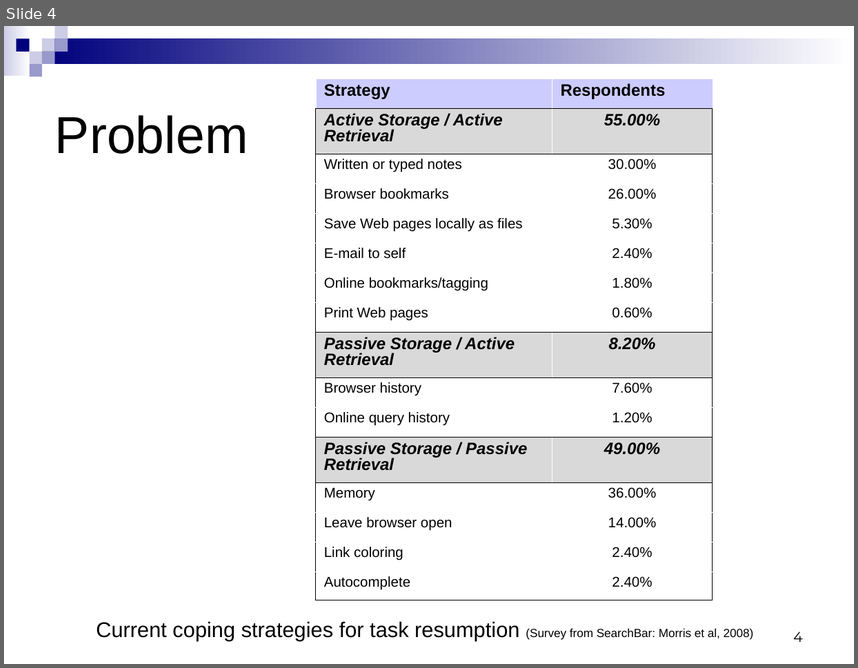
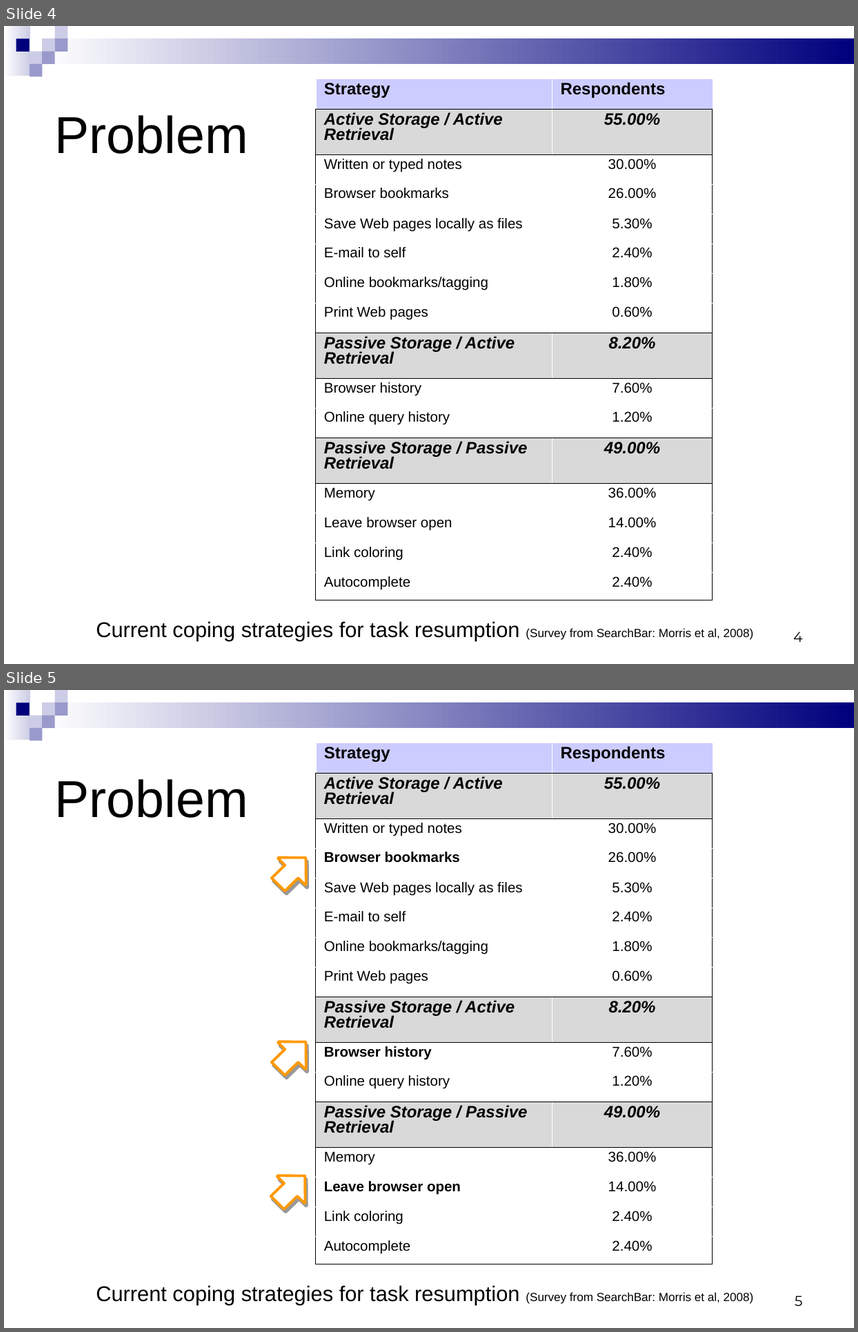
Before and after one commit to mohanraj-r/tabfour, a slide deck: Tab4/doc/544 Phase 3 presentation - new.ppt. Shown one above the other, each under a label of ours: slide 4 before the commit, slides 4 and 5 after it. The pictures are 858x668 and 858x1332 pixels, drawn with LibreOffice and Linux fonts; fonts in the diff are those of the drawing. Boxes give left, top, right and bottom in pixels: in the first picture for what was removed or moved away, otherwise in the second. Text is boxed around its words. In the diff, an @@ line names an element or a change of style, - is before the commit and + after.

```diff
--- a/Tab4/doc/544 Phase 3 presentation - new.ppt
+++ b/Tab4/doc/544 Phase 3 presentation - new.ppt
@@ slide 5 added at (4, 690, 854, 1328), background #FFFFFF; not listed: 9 template elements that a slide beside it also shows @@
@@ table added at (316, 742, 713, 1264), 16 rows, 2 columns @@
+Strategy | Respondents
+Active Storage / Active Retrieval | 55.00%
+Written or typed notes | 30.00%
+Browser bookmarks | 26.00%
+Save Web pages locally as files | 5.30%
+E-mail to self | 2.40%
+Online bookmarks/tagging | 1.80%
+Print Web pages | 0.60%
+Passive Storage / Active Retrieval | 8.20%
+Browser history | 7.60%
+Online query history | 1.20%
+Passive Storage / Passive Retrieval | 49.00%
+Memory | 36.00%
+Leave browser open | 14.00%
+Link coloring | 2.40%
+Autocomplete | 2.40%
@@ text added at (55, 779, 248, 818), 44 pt, text #000000 @@
+Problem
@@ freeform shape added at (272, 858, 306, 891), fill #FFFFFF, outline #FF9900 2.24 pt @@
@@ freeform shape added at (272, 1041, 306, 1074), fill #FFFFFF, outline #FF9900 2.24 pt @@
@@ freeform shape added at (271, 1175, 305, 1209), fill #FFFFFF, outline #FF9900 2.24 pt @@
@@ text added at (96, 1285, 754, 1305), 18 pt, text #000000 @@
+Current coping strategies for task resumption (Survey from SearchBar: Morris et al, 2008)
@@ page number added at (795, 1295, 803, 1305), 12 pt, text #000000 @@
+5
@@ slide 4 changed as well @@
@@ rectangle at (4, 26, 30, 75): fill gradient #FFFFFF to #CCCCE6 to gradient #CCCCE6 to #FFFFFF @@
@@ rectangle at (42, 38, 854, 64): fill gradient #FFFFFF to #00007D to gradient #00007D to #FFFFFF @@
@@ table at (316, 78, 713, 600) @@
@@ line spacing 0.87 to 0.81 @@
```
Also in this commit, not shown: 24 other slides changed.
